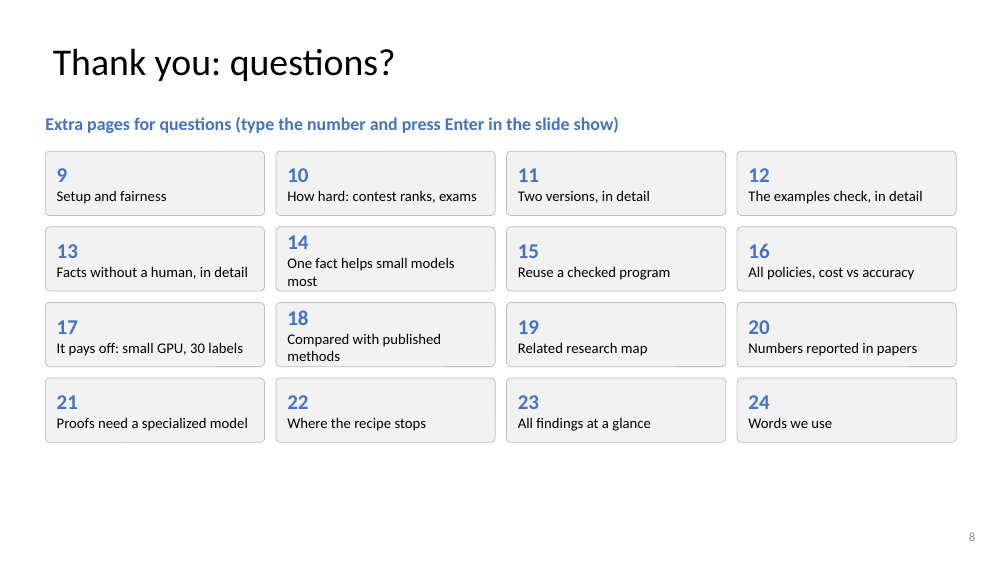
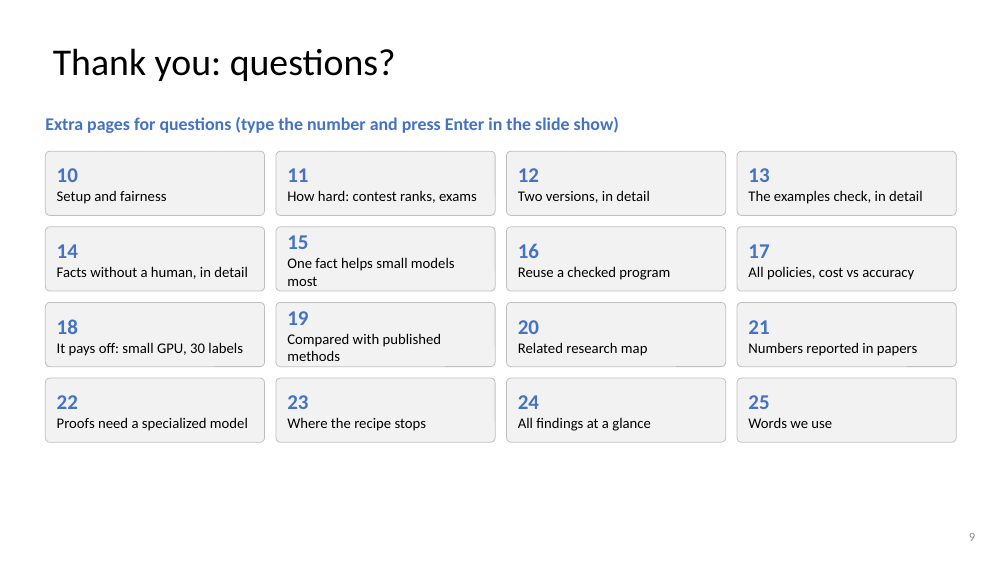
Before and after one commit to dlwns147/CSED490E_Project_Team5, a slide deck: slide 9 of PROPOSAL_slides.pptx (slide 8 before the commit). Drawn at 1008x567 pixels with LibreOffice and Linux fonts; fonts in the diff are those of the drawing. Boxes give left, top, right and bottom in pixels: in the first picture for what was removed or moved away, otherwise in the second. Text is boxed around its words. In the diff, an @@ line names an element or a change of style, - is before the commit and + after.

```diff
--- a/PROPOSAL_slides.pptx
+++ b/PROPOSAL_slides.pptx
@@ text at <box>57,168,78,182</box>: text changed @@
-9
+10
@@ text at <box>287,168,308,182</box>: text changed @@
-10
+11
@@ text at <box>518,168,539,182</box>: text changed @@
-11
+12
@@ text at <box>748,168,769,182</box>: text changed @@
-12
+13
@@ text at <box>287,235,308,249</box>: text changed @@
-14
+15
@@ text at <box>57,244,78,258</box>: text changed @@
-13
+14
@@ text at <box>518,243,539,258</box>: text changed @@
-15
+16
@@ text at <box>748,244,769,258</box>: text changed @@
-16
+17
@@ text at <box>57,319,78,334</box>: text changed @@
-17
+18
@@ text at <box>287,311,308,325</box>: text changed @@
-18
+19
@@ text at <box>518,320,539,334</box>: text changed @@
-19
+20
@@ text at <box>748,320,769,334</box>: text changed @@
-20
+21
@@ text at <box>57,395,78,409</box>: text changed @@
-21
+22
@@ text at <box>287,395,308,409</box>: text changed @@
-22
+23
@@ text at <box>518,395,539,409</box>: text changed @@
-23
+24
@@ text at <box>748,395,769,409</box>: text changed @@
-24
+25
```
Also in this commit, not shown: 2 other slides changed, 2 slides added, 1 slide removed, 4 other files.
